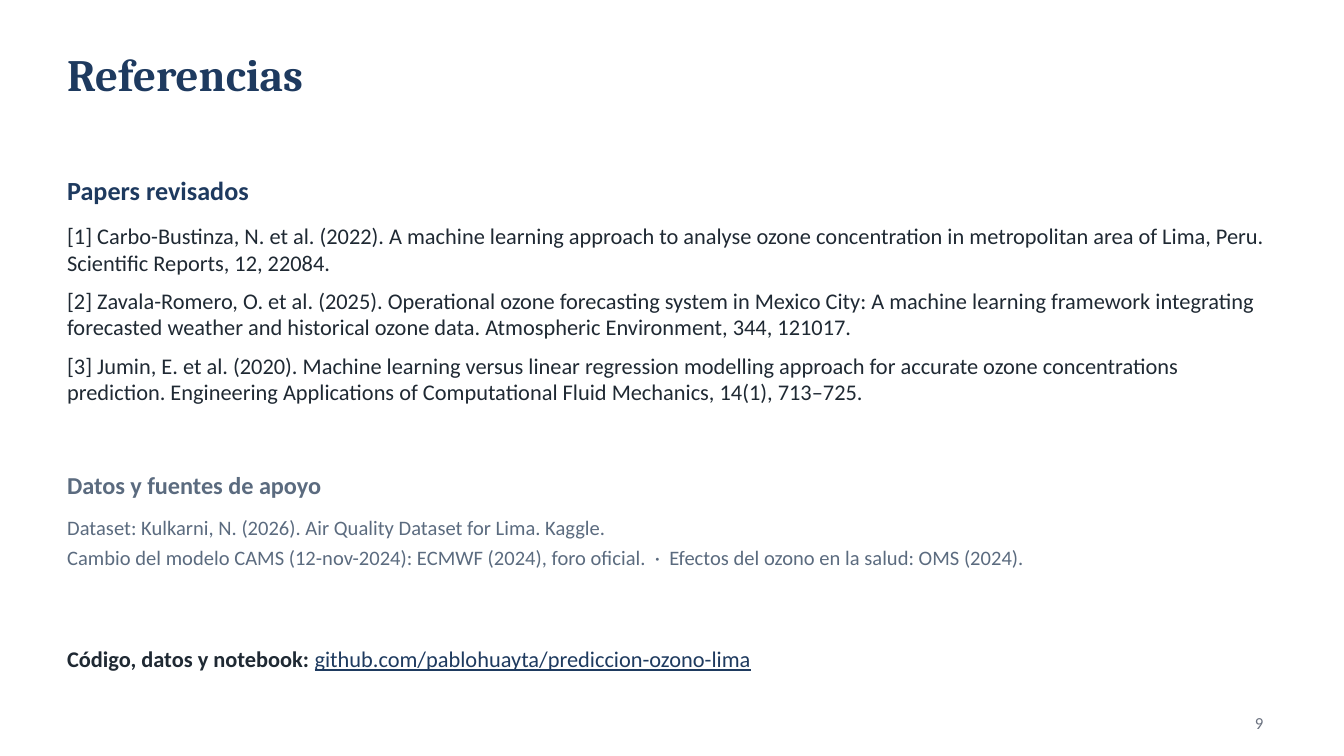
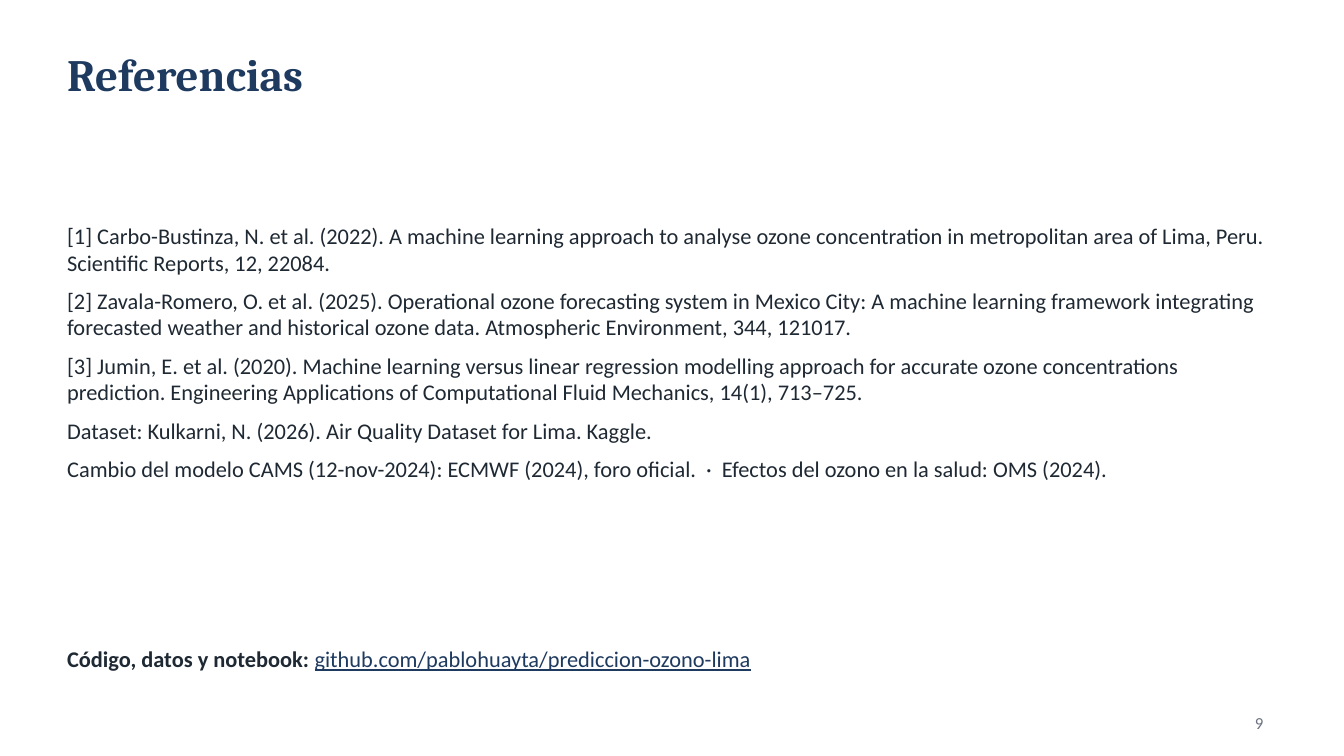
Before and after one commit to pablohuayta/prediccion-ozono-lima, a slide deck: slide 9 of Grupo7-TA-Exposicion.pptx. Drawn at 1344x756 pixels with LibreOffice and Linux fonts; fonts in the diff are those of the drawing. Boxes give left, top, right and bottom in pixels: in the first picture for what was removed or moved away, otherwise in the second. Text is boxed around its words. In the diff, an @@ line names an element or a change of style, - is before the commit and + after.

```diff
--- a/Grupo7-TA-Exposicion.pptx
+++ b/Grupo7-TA-Exposicion.pptx
@@ text removed at bbox=[67, 181, 249, 204] @@
-Papers revisados
@@ text at bbox=[67, 423, 1107, 480]: paragraphs added @@
+Dataset: Kulkarni, N. (2026). Air Quality Dataset for Lima. Kaggle.
+Cambio del modelo CAMS (12-nov-2024): ECMWF (2024), foro oficial. · Efectos del ozono en la salud: OMS (2024).
@@ text removed at bbox=[67, 477, 321, 498] @@
-Datos y fuentes de apoyo
@@ text removed at bbox=[67, 520, 1023, 568] @@
-Dataset: Kulkarni, N. (2026). Air Quality Dataset for Lima. Kaggle.
-Cambio del modelo CAMS (12-nov-2024): ECMWF (2024), foro oficial. · Efectos del ozono en la salud: OMS (2024).
```
Also in this commit, not shown: 2 other slides changed, 1 other file.
